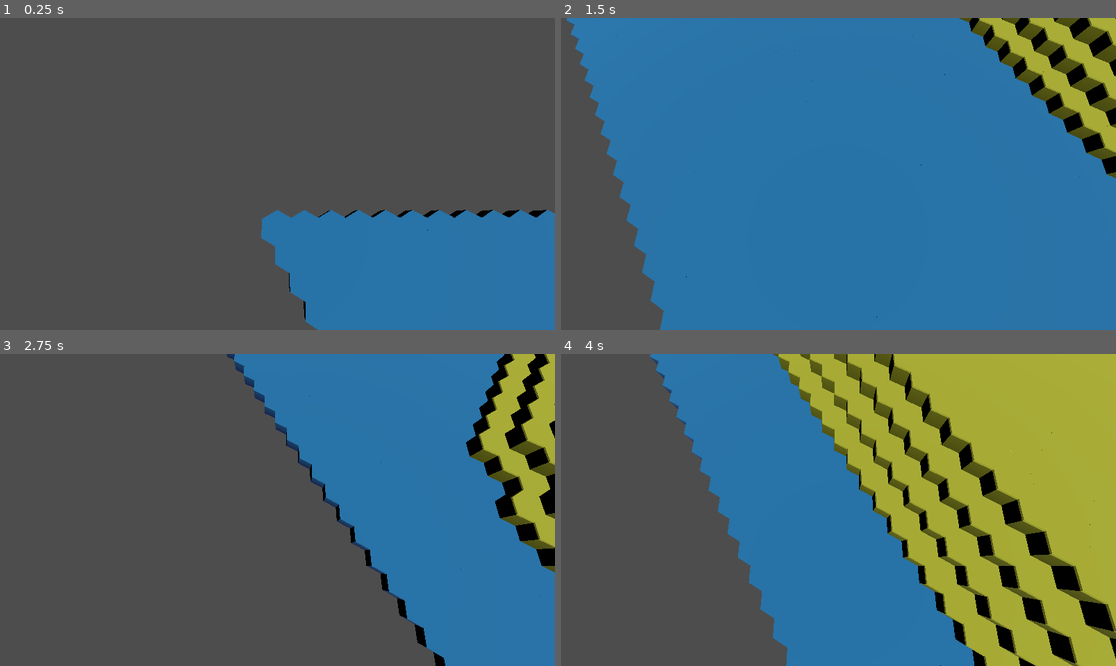
Above: before the commit, frames 1-4 (two rows, left to right).
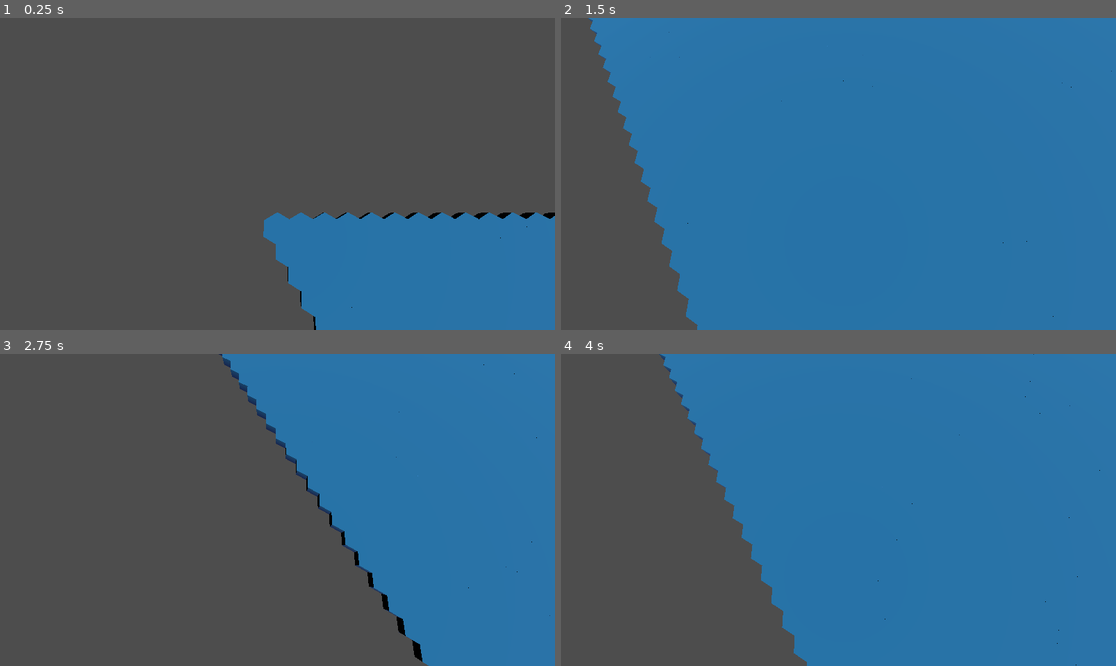
Above: after the commit, the same moments.

Repository: web-fu/prince
Game: Godot game, scene res://scenes/Main.tscn
Two runs of this game, one before a commit and one after it. Both use one fixed random seed, a clock stepped at 60 frames per second and the inputs below.
Inputs:
- Up to frame 1 (0.25 s): no input
- Up to frame 2 (1.5 s): tap Enter at 0.5 s; hold Right (move_right) 0.53-1.28 s; hold Down (move_bottom) 0.53-1.28 s; hold A (move_left) from 1.28 s (still down); tap W (move_top) at 1.35 s
- Up to frame 3 (2.75 s): release A (move_left) at 2.03 s; hold Right (move_right) from 2.03 s (still down); hold Down (move_bottom) from 2.03 s (still down)
- Up to frame 4 (4 s): release Down (move_bottom) at 2.78 s; tap W (move_top) at 2.85 s; release Right (move_right) at 3.53 s; hold A (move_left) from 3.53 s (still down); hold Down (move_bottom) from 3.53 s (still down)

The runs differ from the first frame. In frame 1, 0.9% of the frame differs, in the area x 47-100%, y 61-100%; in frame 2, 12%; in frame 3, 10%; in frame 4, 45%, in the area x 16-100%, y 0-100%.

Commit message:
Hex directions

Diff:
--- a/scripts/common.gd
+++ b/scripts/common.gd
@@ -5,7 +5,13 @@
 const MAX_HEIGHT := 5
 const MAX_DEPT := -5
 const SMOOTH := 5
-const TECTONIC_PLATES := 10
+const TECTONIC_PLATES := 3
+const PLATE_MIN_SIZE := 10
+const PLATE_MAX_SIZE := 50
+const DIRECTIONS = [
+	Vector2i(1, 0), Vector2i(1, -1), Vector2i(0, -1),
+	Vector2i(-1, 0), Vector2i(-1, 1), Vector2i(0, 1)
+]
 
 var grid_size := {
 	q = 200,
@@ -29,7 +35,18 @@
 	var results = []
 	for  q in range(-radius, radius):
 		for r in range(max(-radius, -q-radius), min(+radius, -q+radius)):
-			results.append(hex_add(center, Vector2i(q, r)))
+			var h = hex_add(center, Vector2i(q, r))
+			if h:
+				results.append(h)
+	return results
+
+func hexes_in_ring(center: Hex, radius:int):
+	var results = []
+	var hex = hex_add(center, Common.DIRECTIONS[4] * radius)
+	for i in range(0, 5):
+		for j in range(0, radius):
+			results.append(hex)
+			hex = hex_add(hex, Common.DIRECTIONS[i])
 	return results
 
 func cube_lerp(a, b, t): # for hexes
--- a/scripts/domain/HexGrid.gd
+++ b/scripts/domain/HexGrid.gd
@@ -1,11 +1,6 @@
 class_name HexGrid
 
 var hexes := {} # Dictionary<Vector2i, Hex>
-
-const DIRECTIONS = [
-	Vector2i(1, 0), Vector2i(1, -1), Vector2i(0, -1),
-	Vector2i(-1, 0), Vector2i(-1, 1), Vector2i(0, 1)
-]
 
 func add_hex(q:int, r:int):
 	var h = Hex.new(q, r)
@@ -16,8 +11,10 @@
 
 func neighbors(hex:Hex) -> Array:
 	var result := []
-	for d in DIRECTIONS:
-		var n = get_hex(hex.q + d.x, hex.r + d.y)
-		if n:
-			result.append(n)
+	for d in Common.DIRECTIONS:
+		var c = Common.hex_add(hex, d)
+		if c:
+			var n = get_hex(c.q, c.r)
+			if n:
+				result.append(n)
 	return result
